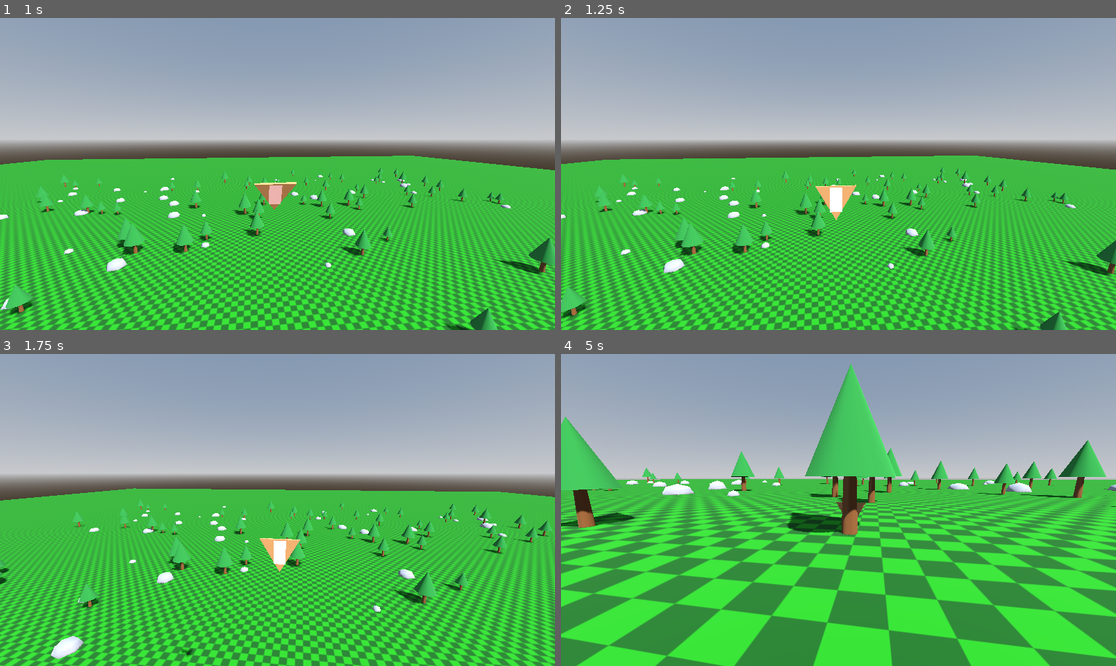
Above: before the commit, frames 1-4 (two rows, left to right).
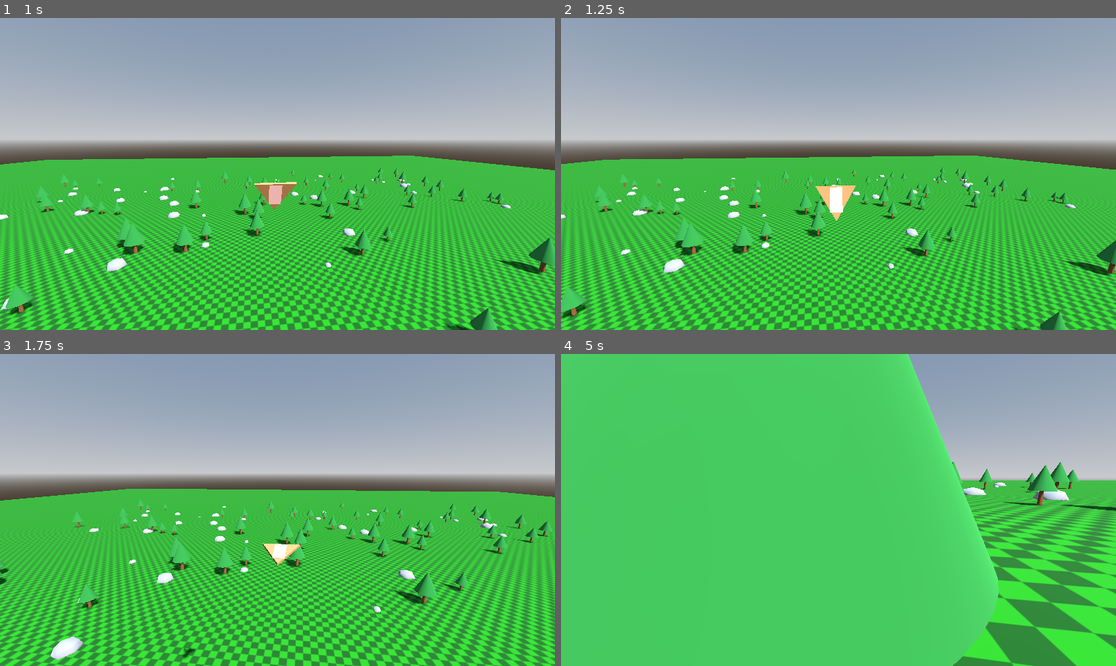
Above: after the commit, the same moments.

Repository: westonkelliher/glider
Game: Godot game, scene res://scenes/main.tscn
The game is run twice, just before and just after one commit, with the same random seed, the same clock (stepped at 60 frames per second) and the same inputs.
Inputs (mouse positions are in pixels of both pictures, inside the frame that each line leads up to):
- Up to frame 1 (1 s): move the mouse to (305, 174) at 0.52 s; hold W (move_forward) from 0.53 s (still down)
- Up to frame 2 (1.25 s): keep holding W (move_forward)
- Up to frame 3 (1.75 s): keep holding W (move_forward); move the mouse to (249, 510) at 1.27 s
- Up to frame 4 (5 s): keep holding W (move_forward); move the mouse to (849, 503) at 2.02 s; move the mouse to (832, 516) at 2.77 s; move the mouse to (877, 513) at 3.52 s; move the mouse to (794, 506) at 4.27 s

Frame 1 is identical in both runs. In frame 2, less than 0.1% of the frame differs, in the area x 1-76%, y 53-94%; in frame 3, 6.2%; in frame 4, 78%, in the area x 0-100%, y 0-100%.

Commit message:
Unclamp glider pitch for full loops
Co-Authored-By: Claude Opus 4.8 <noreply@anthropic.com>

Diff:
--- a/scripts/glider_body.gd
+++ b/scripts/glider_body.gd
@@ -31,7 +31,7 @@
 
 	var pitch := Input.get_axis("move_forward", "move_back")
 	rotation.x += pitch * TURN_SPEED * delta
-	rotation.x = clampf(rotation.x, deg_to_rad(-89.0), deg_to_rad(89.0))
+	#rotation.x = clampf(rotation.x, deg_to_rad(-89.0), deg_to_rad(89.0))
 
 	var facing_dir := (transform.basis * Vector3.FORWARD).normalized()
 	var v_dir := velocity.normalized()
